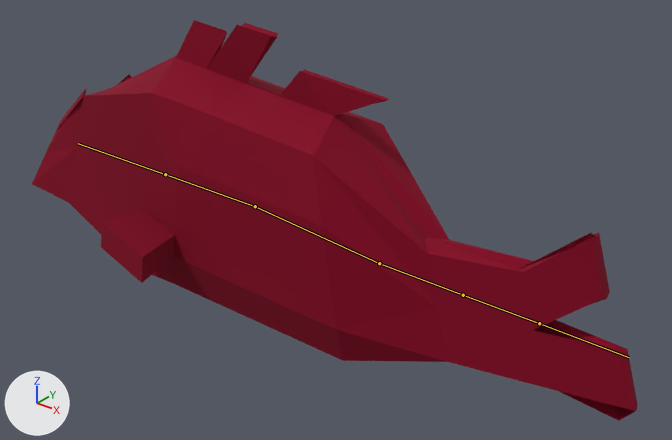
What one commit did to the Blender file assets/Models/fish/fish.blend.
Rendered twice from a camera (50 mm lens) standing at (6.12, -6.34, 4.98) and looking at (0.97, 0.1, 0.98). Lighting does not change. The marker at lower left points along +X, +Y and +Z. The bones that bend it are drawn over the model as lines.

In view in the first picture: 'fish'.
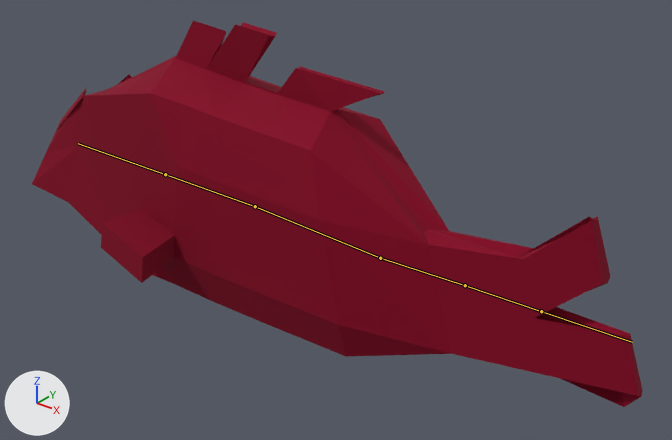
The newer file adds an action. The first version stands in its rest pose; the second is drawn at frame 120 of the action 'ArmatureAction'.

What differs and where, as boxes [x1, y1, x2, y2] in the pictures (672 x 440 px):
'fish', posed
    before: [32, 20, 638, 421]
    after: [32, 20, 643, 407]
bone 'Bone.004', root to tip
    before: (255, 206) to (379, 263)
    after: (255, 206) to (380, 258)
bone 'Bone.005', root to tip
    before: (379, 263) to (463, 295)
    after: (380, 258) to (465, 285)
bone 'Bone.006', root to tip
    before: (463, 295) to (539, 323)
    after: (465, 285) to (541, 311)

The change, as a diff of the scene's bpy script:
```diff
--- a/assets/Models/fish/fish.blend.py
+++ b/assets/Models/fish/fish.blend.py
@@ bone_bone_004 @@
 bone_bone_004 = bpy.data.objects['Armature'].pose.bones['Bone.004']
-bone_bone_004.rotation_quaternion = (1.0, 0.0, 0.0, 0.0)  # degrees (0, 0, 0)
+bone_bone_004.rotation_quaternion = (1.0, -0.001, 0.0, 0.017)  # degrees (0, 0, 2)
@@ bone_bone_005 @@
 bone_bone_005 = bpy.data.objects['Armature'].pose.bones['Bone.005']  # child of 'Bone.004'
-bone_bone_005.rotation_quaternion = (1.0, 0.0, 0.0, 0.0)  # degrees (0, 0, 0)
+bone_bone_005.rotation_quaternion = (1.0, -0.006, 0.0, 0.0)  # degrees (-1, 0, 0)
@@ bone_bone_006 @@
 bone_bone_006 = bpy.data.objects['Armature'].pose.bones['Bone.006']  # child of 'Bone.005'
-bone_bone_006.rotation_quaternion = (1.0, 0.0, 0.0, 0.0)  # degrees (0, 0, 0)
+bone_bone_006.rotation_quaternion = (1.0, 0.013, 0.0, 0.0)  # degrees (1, 0, 0)
```
